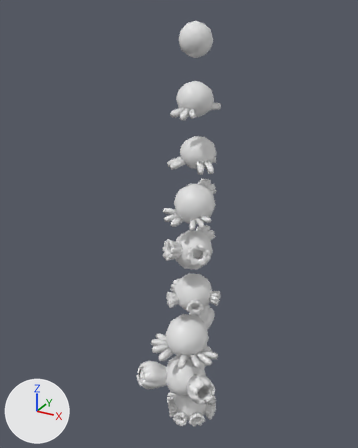
The Blender file assets/BCellBlend.blend: old version first, new version second.
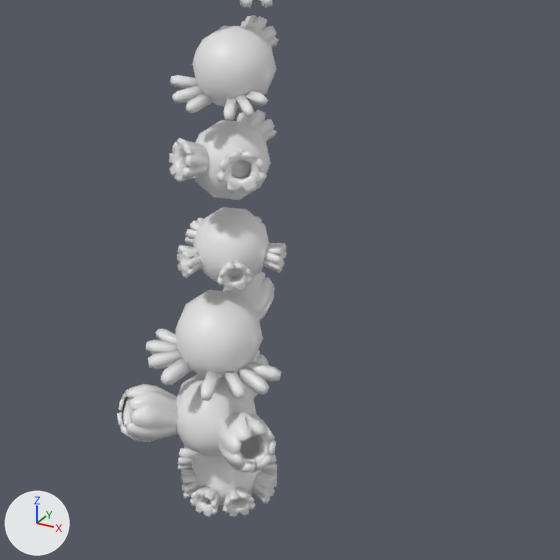
Each version appears first whole from a 50 mm camera at (12.29, -24.13, 1.57) aimed at (-1.01, 0.06, -10.52), and next in a close-up on the part from 22% to 99% of the width and 38% to 100% of the height. The axes (+X, +Y, +Z) are drawn at lower left. The lights are the same throughout.

Before the edit, the objects in view are built like this:
```python
ob_cyto_t4arm1_out = bpy.data.objects.new('cyto-t4arm1-out', me_cube_020)
ob_cyto_t4arm1_out.location = (0.0, 0.0, 0.0)
ob_cyto_t4arm2_out = bpy.data.objects.new('cyto-t4arm2-out', me_cube_021)
ob_cyto_t4arm2_out.location = (0.0, 0.0, 0.0)
ob_cyto_t4arm3_out = bpy.data.objects.new('cyto-t4arm3-out', me_cube_026)
ob_cyto_t4arm3_out.location = (0.0, 0.0, 0.0)
ob_cyto_t4arm4_out = bpy.data.objects.new('cyto-t4arm4-out', me_cube_032)
ob_cyto_t4arm4_out.location = (0.0, 0.0, 0.0)
ob_cyto_t4arm7_out = bpy.data.objects.new('cyto-t4arm7-out', me_cube_031)
ob_cyto_t4arm7_out.location = (0.0, 0.0, 0.0)
ob_cyto_t4arm8_out = bpy.data.objects.new('cyto-t4arm8-out', me_cube_022)
ob_cyto_t4arm8_out.location = (0.0, 0.0, 0.0)
ob_cyto_t4cyto_out = bpy.data.objects.new('cyto-t4cyto-out', me_icosphere_007)
ob_cyto_t4cyto_out.location = (0.0, 0.0, 0.0)
ob_gun_t4gun_out = bpy.data.objects.new('gun-t4gun-out', me_cylinder_001)
ob_gun_t4gun_out.location = (0.0, 0.0, 0.0)
ob_gun_t4sursgun2_out = bpy.data.objects.new('gun-t4sursgun2-out', me_cylinder_019)
ob_gun_t4sursgun2_out.location = (-1.19, 0.11, 0.0)
ob_gun_t4sursgun2_out.rotation_euler = (0.0, 0.0, 0.955)  # degrees (0, 0, 55)
# also in view: 'gun-t3surgun4-out' at (0.81, -1.18, -15.14); 'gun-t3sursgun3-out' at (1.0, -1.12, -11.55); 'cyto-t4surscyto1-out' at (-0.08, -0.79, -21.0); 'gun-t4surgun4-out' at (1.0, -1.04, -24.15); 'cyto-t3cyto-out' at (0.08, -0.03, -8.97)
```
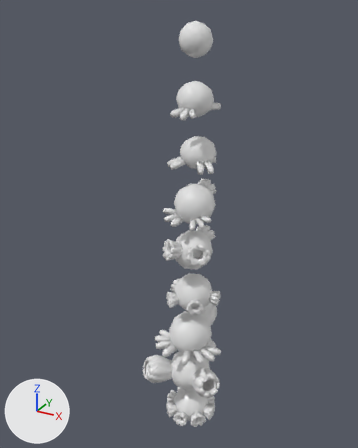
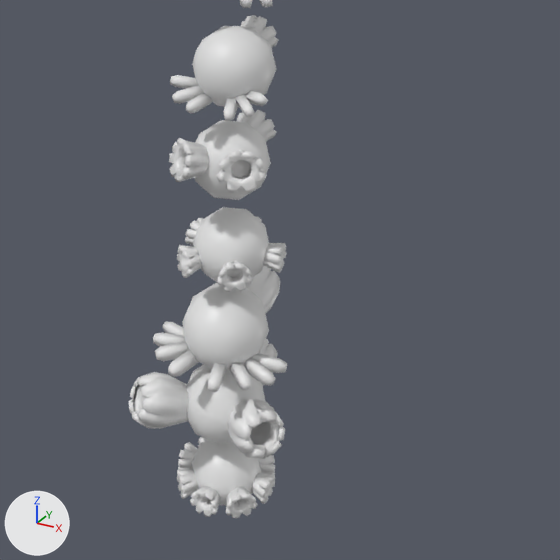
Boxes (x1, y1, x2, y2) around the edits, measured in the close-ups (560 x 560 px):
'cyto-t4cyto-out', mesh moved
    before: (175, 290, 263, 378)
    after: (182, 283, 269, 370)
'cyto-t4surscyto1-out', mesh moved
    before: (176, 374, 257, 457)
    after: (187, 365, 266, 443)
'gun-t4sursgun3-out', reshaped, moved, modifiers changed
    before: (117, 384, 178, 442)
    after: (129, 372, 189, 429)
'gun-t4sursgun2-out', reshaped, moved, modifiers changed
    before: (218, 412, 276, 473)
    after: (228, 399, 285, 459)
'gun-t4gun-out', reshaped, modifiers changed
    before: (223, 271, 275, 321)
    after: (245, 266, 280, 314)
'cyto-t4arm7-out', mesh moved
    before: (237, 366, 269, 394)
    after: (244, 358, 275, 386)
'gun-t4surgun4-out', moved, turned
    before: (223, 487, 256, 517)
    after: (226, 487, 258, 518)
'cyto-t4arm5-out', mesh moved
    before: (246, 361, 281, 381)
    after: (252, 353, 287, 373)
'cyto-t4arm6-out', mesh moved
    before: (222, 371, 244, 399)
    after: (229, 363, 251, 391)
'cyto-t4arm8-out', mesh moved
    before: (148, 349, 182, 369)
    after: (155, 341, 189, 361)
'cyto-t4arm2-out', mesh moved
    before: (161, 357, 192, 385)
    after: (168, 349, 199, 377)
'cyto-t4arm4-out', mesh moved
    before: (200, 371, 220, 401)
    after: (208, 363, 226, 392)
'cyto-t4arm1-out', mesh moved
    before: (146, 340, 178, 354)
    after: (153, 332, 185, 347)
'gun-t4surgun7-out', moved
    before: (252, 473, 277, 504)
    after: (251, 473, 275, 504)
'gun-t4surgun5-out', moved, turned
    before: (181, 469, 201, 499)
    after: (177, 469, 199, 499)
'cyto-t4arm3-out', mesh moved
    before: (155, 329, 177, 343)
    after: (162, 321, 184, 336)
'gun-t4surgun8-out', moved
    before: (178, 446, 196, 470)
    after: (178, 442, 198, 470)

The change, as a list of edits to the scene's bpy script:
```text
Change me_icosphere_007:
    where me_icosphere_007.from_pydata(...)  # 42 vertices, 80 faces; spans x -1.41..1.28, y -2.07..0.94, z -19.41..-16.58
    me_icosphere_007 part 1: the whole mesh is moved by (0.0, 0.46, 0.0)
Change me_cube_020:
    where me_cube_020.from_pydata(...)  # 12 vertices, 10 faces; spans x -2.332..-1.029, y -1.494..-0.848, z -18.99..-18.546
    me_cube_020 part 2: the whole mesh is moved by (0.0, 0.458, 0.0)
Change me_cube_021:
    where me_cube_021.from_pydata(...)  # 12 vertices, 10 faces; spans x -0.989..-0.424, y -2.746..-1.593, z -18.833..-18.449
    me_cube_021 part 3: the whole mesh is moved by (0.0, 0.458, 0.0)
Change me_cube_022:
    where me_cube_022.from_pydata(...)  # 12 vertices, 10 faces; spans x -1.861..-0.792, y -2.171..-1.15, z -18.918..-18.51
    me_cube_022 part 4: the whole mesh is moved by (0.0, 0.458, 0.0)
Change me_cylinder_001:
    remove me_cylinder_001.from_pydata(...)  # 89 vertices, 79 faces, 1 loose edge; spans x -0.84..0.0, y -0.12..2.22, z -18.64..-16.72
    add me_cylinder_001.from_pydata(...)  # 159 vertices, 154 faces, 1 loose edge; spans x -0.84..0.84, y 0.34..2.68, z -18.64..-16.72
    me_cylinder_001 part 5: the whole mesh is rebuilt
Change me_cube_026:
    where me_cube_026.from_pydata(...)  # 12 vertices, 10 faces; spans x -2.393..-1.1, y -0.98..-0.411, z -19.034..-18.573
    me_cube_026 part 6: the whole mesh is moved by (0.0, 0.458, 0.0)
Change me_cube_031:
    where me_cube_031.from_pydata(...)  # 12 vertices, 10 faces; spans x 0.786..2.101, y -1.564..-0.919, z -18.977..-18.44
    me_cube_031 part 7: the whole mesh is moved by (0.0, 0.458, 0.0)
Change me_cube_032:
    where me_cube_032.from_pydata(...)  # 12 vertices, 10 faces; spans x 0.184..0.77, y -2.816..-1.664, z -18.843..-18.456
    me_cube_032 part 8: the whole mesh is moved by (0.0, 0.458, 0.0)
Change me_cube_033:
    where me_cube_033.from_pydata(...)  # 12 vertices, 10 faces; spans x 0.543..1.618, y -2.241..-1.221, z -18.871..-18.474
    me_cube_033 part 9: the whole mesh is moved by (0.0, 0.458, 0.0)
Change me_cube_034:
    where me_cube_034.from_pydata(...)  # 12 vertices, 10 faces; spans x 0.874..2.17, y -1.061..-0.47, z -18.981..-18.496
    me_cube_034 part 10: the whole mesh is moved by (0.0, 0.458, 0.0)
Change me_icosphere_016:
    where me_icosphere_016.from_pydata(...)  # 42 vertices, 80 faces; spans x -1.43..1.26, y -2.3..0.71, z -22.41..-19.58
    me_icosphere_016 part 11: the whole mesh is moved by (0.0, 0.69, 0.0)
Change me_cylinder_019:
    used by ob_gun_t4sursgun2_out; location = (-1.19, 0.11, 0.0); rotation_euler = (0.0, 0.0, 0.955), in degrees (0, 0, 55)
    remove me_cylinder_019.from_pydata(...)  # 89 vertices, 79 faces, 1 loose edge; spans x -0.19..0.85, y -4.32..-2.01, z -21.64..-19.72
    add me_cylinder_019.from_pydata(...)  # 164 vertices, 156 faces, 2 loose edges; spans x -0.88..0.81, y -2.88..-0.58, z -21.64..-19.72
    me_cylinder_019 part 12: the whole mesh is rebuilt
Change me_cylinder_020:
    used by ob_gun_t4sursgun3_out; location = (0.33, 0.06, 0.0); rotation_euler = (0.0, 0.0, -0.751), in degrees (0, 0, -43)
    remove me_cylinder_020.from_pydata(...)  # 89 vertices, 79 faces, 1 loose edge; spans x 0.0..0.85, y -4.09..-1.79, z -21.63..-19.7
    add me_cylinder_020.from_pydata(...)  # 159 vertices, 155 faces, 1 loose edge; spans x -1.12..0.58, y -3.31..-1.02, z -21.63..-19.7
    me_cylinder_020 part 13: the whole mesh is rebuilt
Change ob_gun_t4gun_out:
    remove _m = ob_gun_t4gun_out.modifiers.new('Mirror', 'MIRROR')
    remove _m.use_clip = True
Change ob_gun_t4surgun4_out:
    ob_gun_t4surgun4_out.location: (-0.27, 0.49, 0.0) -> (0.0, 0.0, 0.0)
    add ob_gun_t4surgun4_out.delta_location = (-0.842, 0.099, 0.0)
    ob_gun_t4surgun4_out.rotation_euler: (0.0, 0.0, 0.678) -> (-0.0079, -0.0213, 0.785)  # degrees (0, 0, 39) -> degrees (-0.5, -1.2, 45)
Change ob_gun_t4surgun5_out:
    ob_gun_t4surgun5_out.location: (0.52, -0.03, 0.0) -> (0.0, 0.0, 0.0)
    add ob_gun_t4surgun5_out.delta_location = (0.264, 0.124, 0.0)
    ob_gun_t4surgun5_out.rotation_euler: (0.0, 0.0, -0.922) -> (-0.000681, -0.00241, -0.811)  # degrees (0, 0, -53) -> degrees (0, -0.1, -46)
Change ob_gun_t4surgun7_out:
    add ob_gun_t4surgun7_out.delta_location = (-0.0555, -0.0277, 0.0)
Change ob_gun_t4surgun8_out:
    add ob_gun_t4surgun8_out.delta_location = (0.0449, -0.0708, 0.0)
Change ob_gun_t4sursgun2_out:
    ob_gun_t4sursgun2_out.location: (-1.19, 0.11, 0.0) -> (1.19, -0.11, 0.0)
    add ob_gun_t4sursgun2_out.delta_location = (-1.191, 0.107, 0.0)
    remove _m = ob_gun_t4sursgun2_out.modifiers.new('Mirror', 'MIRROR')
    remove _m.use_clip = True
Change ob_gun_t4sursgun3_out:
    ob_gun_t4sursgun3_out.location: (0.33, 0.06, 0.0) -> (-0.33, -0.06, 0.0)
    add ob_gun_t4sursgun3_out.delta_location = (0.331, 0.0595, 0.0)
    remove _m = ob_gun_t4sursgun3_out.modifiers.new('Mirror', 'MIRROR')
    remove _m.use_clip = True
```
